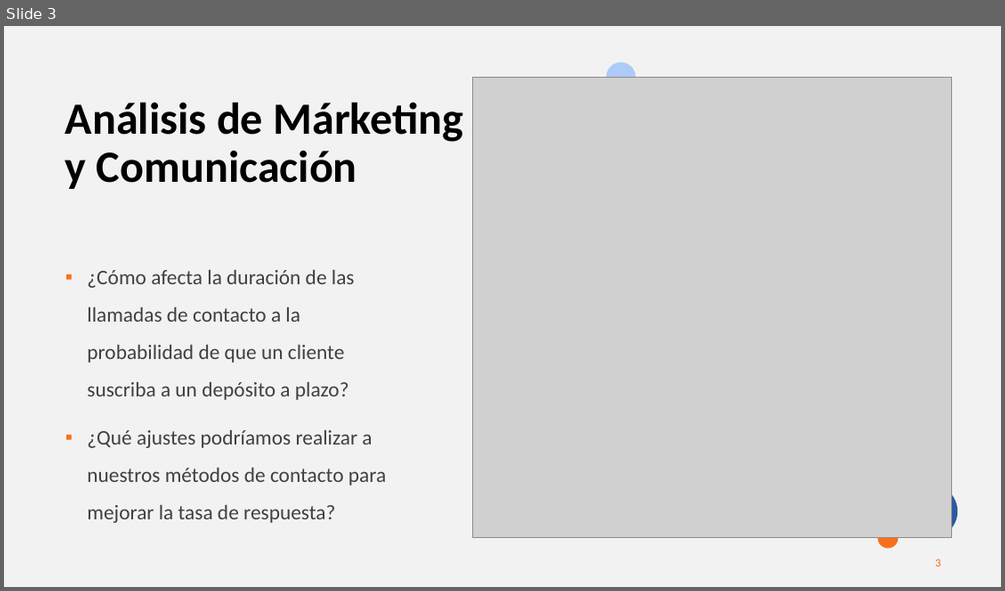
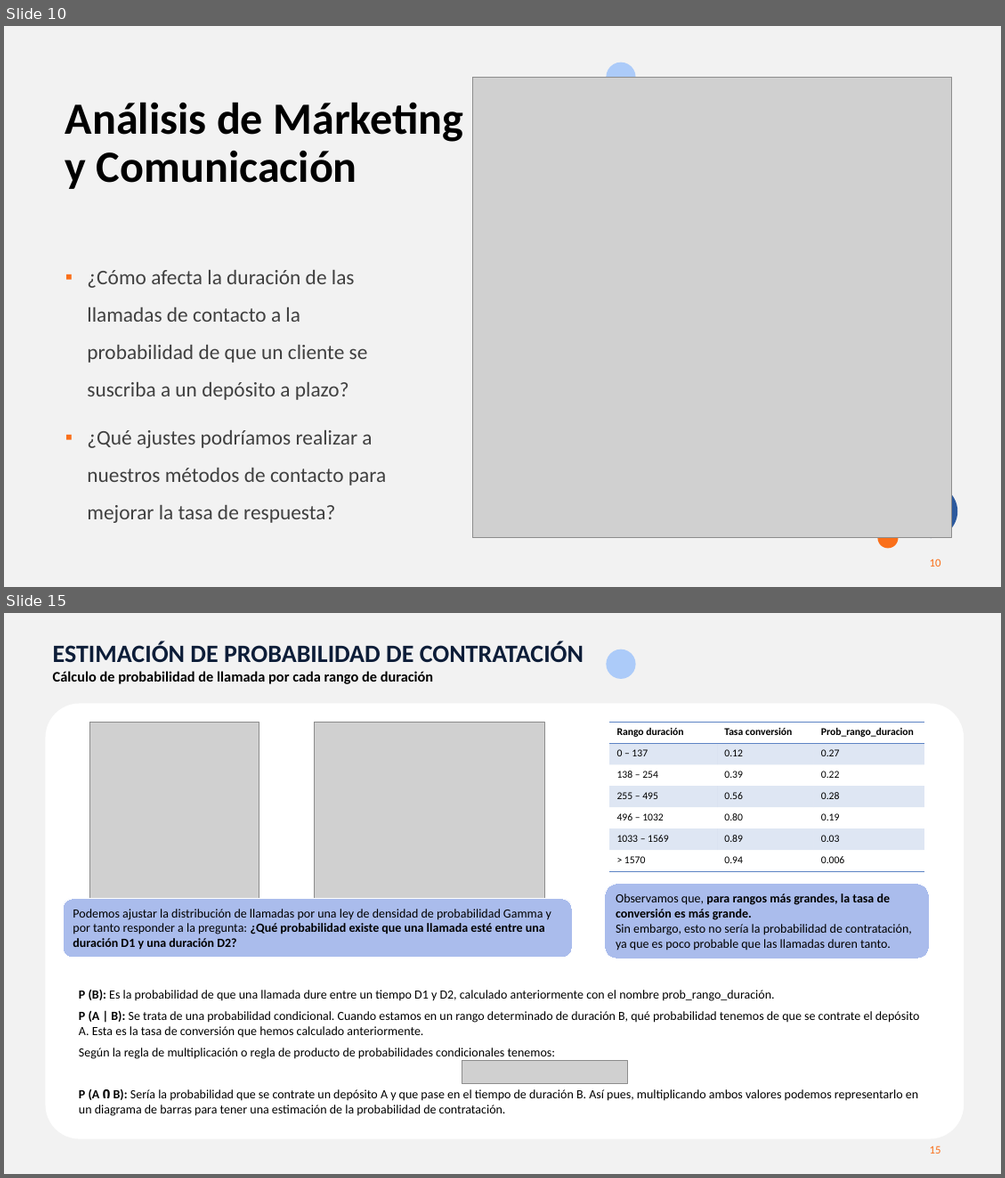
Before and after one commit to MarinaTorba/PersonalDataProrjects, a slide deck: Equip_B/results/D1_presentacion.pptx. Shown one above the other, each under a label of ours: slide 3 before the commit, slides 10 and 15 after it; the slides between them are not shown. The pictures are 1005x591 and 1005x1178 pixels, drawn with LibreOffice and Linux fonts; fonts in the diff are those of the drawing; grey boxes stand for pictures. Boxes give left, top, right and bottom in pixels: in the first picture for what was removed or moved away, otherwise in the second. Text is boxed around its words. In the diff, an @@ line names an element or a change of style, - is before the commit and + after.

```diff
--- a/Equip_B/results/D1_presentacion.pptx
+++ b/Equip_B/results/D1_presentacion.pptx
@@ slide 15 added at box(4, 613, 1001, 1174), background #F2F2F2; not listed: 2 template elements that a slide beside it also shows @@
@@ text added at box(53, 641, 583, 684), 14 pt, text #000000, bold @@
+ESTIMACIÓN DE PROBABILIDAD DE CONTRATACIÓN
+Cálculo de probabilidad de llamada por cada rango de duración
@@ rounded rectangle added at box(45, 704, 963, 1139), fill #FFFFFF @@
@@ picture added at box(89, 722, 259, 899) @@
@@ picture added at box(315, 722, 544, 898) @@
@@ table added at box(610, 722, 924, 872), 7 rows, 3 columns @@
+Rango duración | Tasa conversión | Prob_rango_duracion
+0 – 137 | 0.12 | 0.27
+138 – 254 | 0.39 | 0.22
+255 – 495 | 0.56 | 0.28
+496 – 1032 | 0.80 | 0.19
+1033 – 1569 | 0.89 | 0.03
+> 1570 | 0.94 | 0.006
@@ rounded rectangle added at box(63, 899, 573, 957), fill #AABCEC, outline #FFFFFF 0.75 pt, 12 pt, text #000000 @@
+Podemos ajustar la distribución de llamadas por una ley de densidad de probabilidad Gamma y por tanto responder a la pregunta: ¿Qué probabilidad existe que una llamada esté entre una
+duración D1 y una duración D2?
@@ rounded rectangle added at box(605, 884, 929, 959), fill #AABCEC, outline #FFFFFF 0.75 pt, 12 pt, text #000000 @@
+Observamos que, para rangos más grandes, la tasa de conversión es más grande.
+Sin embargo, esto no sería la probabilidad de contratación, ya que es poco probable que las llamadas duren tanto.
@@ rounded rectangle added at box(64, 976, 940, 1129), outline #FFFFFF 0.75 pt, 12 pt, text #000000 @@
+P (B): Es la probabilidad de que una llamada dure entre un tiempo D1 y D2, calculado anteriormente con el nombre prob_rango_duración.
+P (A | B): Se trata de una probabilidad condicional. Cuando estamos en un rango determinado de duración B, qué probabilidad tenemos de que se contrate el depósito A. Esta es la tasa de conversión que hemos calculado anteriormente.
+Según la regla de multiplicación o regla de producto de probabilidades condicionales tenemos:
+P (A Ი B): Sería la probabilidad que se contrate un depósito A y que pase en el tiempo de duración B. Así pues, multiplicando ambos valores podemos representarlo en un diagrama de barras para tener una estimación de la probabilidad de contratación.
@@ picture added at box(461, 1060, 628, 1083) @@
@@ rectangle added at box(4, 1136, 213, 1174), fill #F2F2F2 @@
@@ what was slide 3 is now slide 10 @@
@@ slide 10 changed as well @@
@@ text at box(87, 270, 368, 400): text changed @@
-▪ ¿Cómo afecta la duración de las llamadas de contacto a la probabilidad de que un cliente suscriba a un depósito a plazo?
+▪ ¿Cómo afecta la duración de las llamadas de contacto a la probabilidad de que un cliente se suscriba a un depósito a plazo?
@@ page number at box(930, 558, 941, 566): text changed @@
-3
+10
```
Also in this commit, not shown: 7 other slides changed, 14 other slides added.
